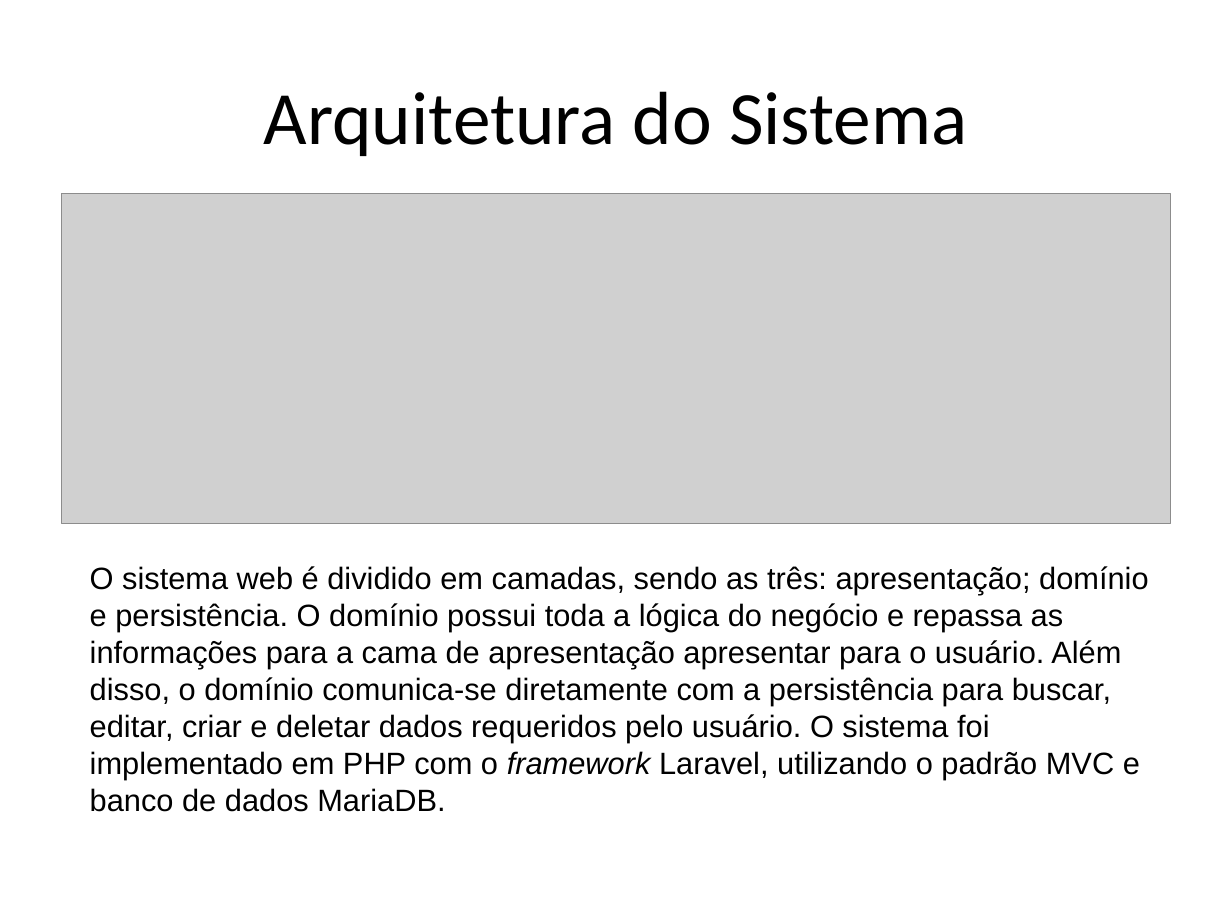
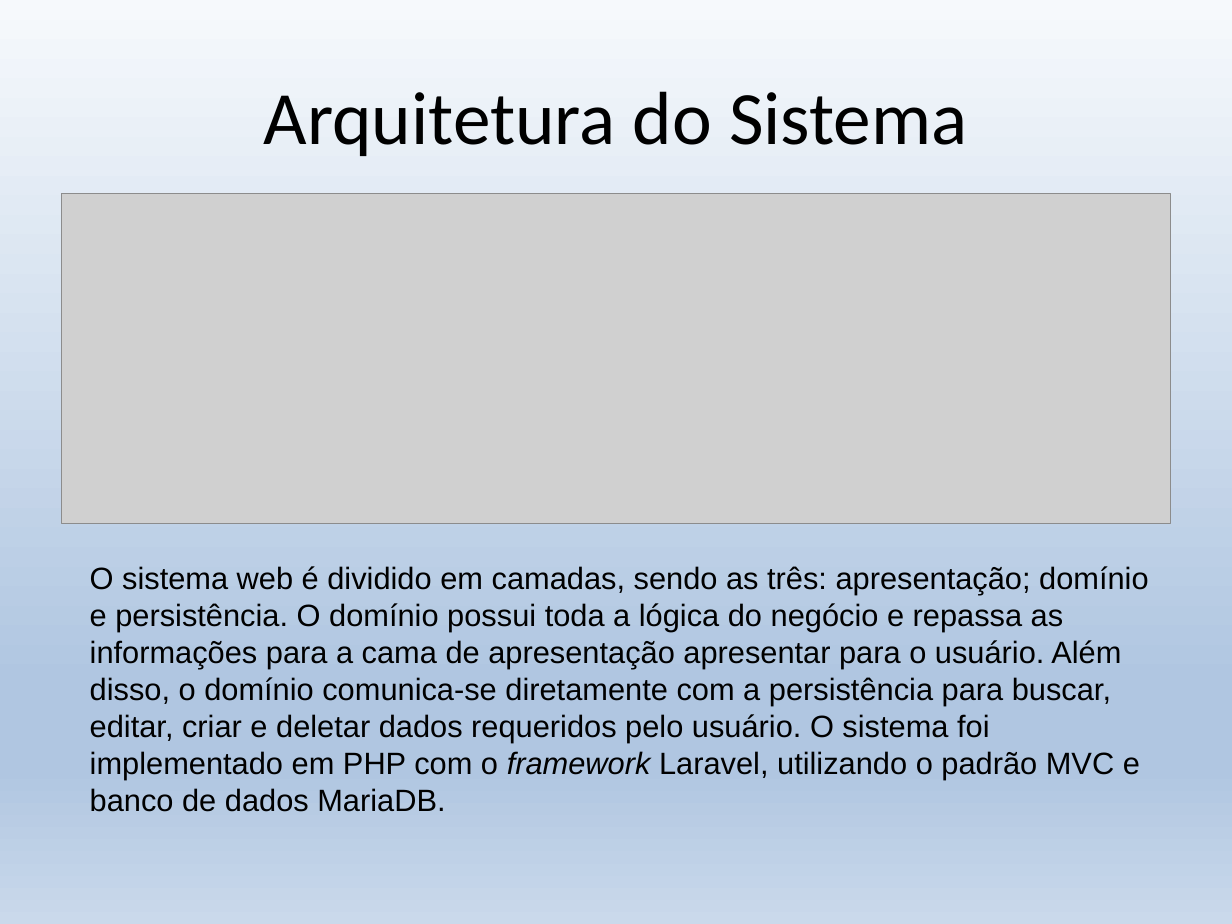
Before and after one commit to brunoccst/GerenciamentoDeEspacoFisico, a slide deck: slide 7 of T3/Apresentação.pptx. Drawn at 1232x924 pixels with LibreOffice and Linux fonts; fonts in the diff are those of the drawing; grey boxes stand for pictures. Boxes give left, top, right and bottom in pixels: in the first picture for what was removed or moved away, otherwise in the second. Text is boxed around its words. In the diff, an @@ line names an element or a change of style, - is before the commit and + after.

```diff
--- a/T3/Apresentação.pptx
+++ b/T3/Apresentação.pptx
@@ background #FFFFFF to gradient #F6F9FC to #B0C6E1 to #CAD9EB @@
```
Also in this commit, not shown: 8 other slides changed.
